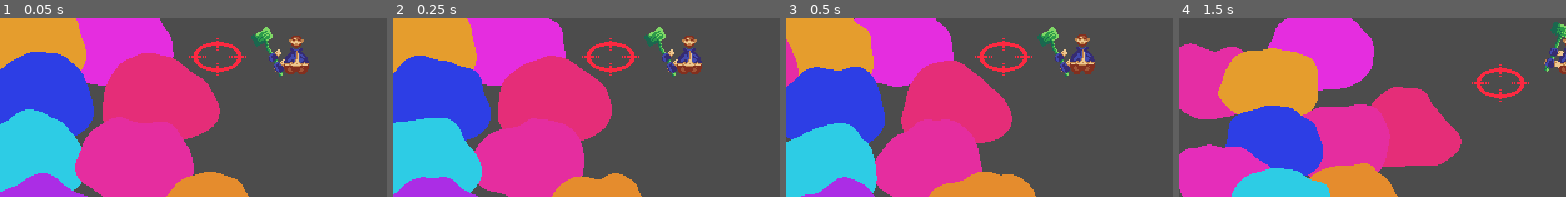
Above: before the commit, frames 1-4 (left to right).
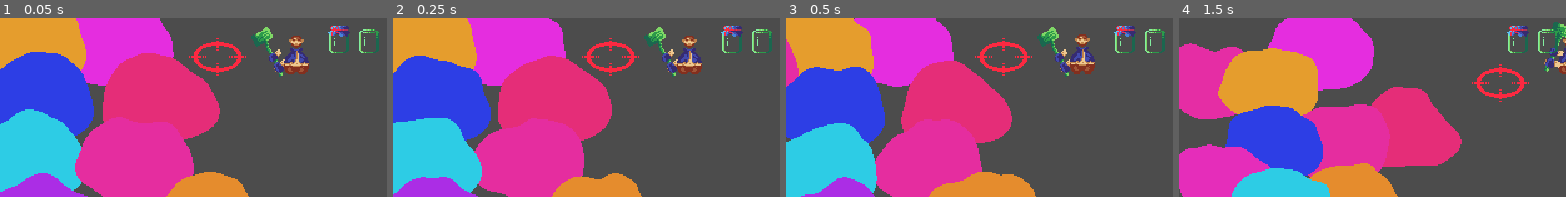
Above: after the commit, the same moments.

Repository: MetRiko/LD-2023-01
Game: Godot game, scene res://Root.tscn
Same seed, same stepped clock (60 frames per second), same inputs: the game is played once before the commit and once after it. The engine's default icon, where the game draws it, is replaced by a stand-in: a white triangle on a blue panel in a dark square.
Inputs (mouse positions are % of the whole screen's width and height, from its top left):
- Up to frame 1 (0.05 s): no input
- Up to frame 2 (0.25 s): no input
- Up to frame 3 (0.5 s): no input
- Up to frame 4 (1.5 s): tap Enter at 0.5 s; move the mouse to (71, 54) at 0.52 s; press the mouse at (71, 54) at 0.53 s; hold D (game_right) 0.53-1.25 s; release the mouse at (71, 54) at 1.25 s; drag from (28, 67) to (69, 31) at 1.27 s
The pictures show only the part of the screen within x 17-67%, y 9-59%; the shares and areas given below are measured in that part.

The runs differ from the first frame. In frame 1, 0.7% of the frame differs, in the area x 84-98%, y 4-20%; in frame 2, 0.7%; in frame 3, 0.7%; in frame 4, 0.6%.

Commit message:
Add liquid shader for slime jar

Diff:
--- /dev/null
+++ b/slime_jar/SlimeJar.gdshader
@@ -0,0 +1,49 @@
+shader_type canvas_item;
+
+uniform vec4 u_color = vec4(0.2, 0.0, 0.1, 1.0);
+uniform float u_fill_level = 0.5;
+uniform float u_max_height_diff = 0.6;
+uniform float u_angle_level = 0.4;
+
+void vertex() {
+	UV.y = 1.0 - UV.y;
+}
+
+void fragment() {
+
+	vec4 color = vec4(0.2, 0.0, 0.1, 1.0);
+	vec4 trans = vec4(color.rgb, 0.0);
+
+	float fill_level = u_fill_level; //0.85; //(1.0 + sin(TIME)) * 0.5;
+	float max_height_diff = u_max_height_diff; //0.4;
+	float angle_level = u_angle_level; //sin(TIME * 4.0);
+
+	if (fill_level <= 0.0) {
+		COLOR = trans;
+	}
+	else {
+
+		max_height_diff = min(1.0 - fill_level, max_height_diff);
+
+		float x = UV.x + angle_level * max_height_diff * 0.5;
+		float curve_factor = (x - 0.5) * (max_height_diff * angle_level);
+
+		curve_factor += sin(x * 5.0 - TIME * 5.0) * 0.04 * (1.0 - abs(angle_level) * 0.5);
+
+		float y = mix(0.0, 1.0, UV.y);
+		y = clamp(y + curve_factor, 0.0, 1.0);
+
+		vec4 left_color = vec4(0.514, 0.937, 0.627, 0.6);
+		vec4 right_color = vec4(vec3(0.11, 0.408, 0.314) * 0.5, 1.0);
+
+		COLOR = mix(trans, right_color, (1.0 - pow(sin((1.0-UV.x) * 3.14159 * 0.5), 1.8)));
+		COLOR = mix(COLOR, color, step(y, fill_level));
+
+//		COLOR = mix(vec4(0.0, 1.0, 0.0, 1.0), COLOR, UV.x);
+		COLOR = mix(COLOR, left_color, (1.0 - pow(sin(UV.x * 3.14159 * 0.5), 0.4)));
+
+	//	COLOR = vec4(UV.x, UV.y, 0.0, 1.0);
+	}
+
+
+}
--- a/slime_jar/SlimeJar.tscn
+++ b/slime_jar/SlimeJar.tscn
@@ -1,7 +1,16 @@
-[gd_scene load_steps=4 format=2]
+[gd_scene load_steps=7 format=2]
 
 [ext_resource path="res://slime_jar/SlimeJar.png" type="Texture" id=1]
 [ext_resource path="res://slime_jar/SlimeJar.gd" type="Script" id=2]
+[ext_resource path="res://icon.png" type="Texture" id=3]
+[ext_resource path="res://slime_jar/SlimeJar.gdshader" type="Shader" id=4]
+
+[sub_resource type="ShaderMaterial" id=3]
+shader = ExtResource( 4 )
+shader_param/u_color = Plane( 0.2, 0, 0.1, 1 )
+shader_param/u_fill_level = 0.5
+shader_param/u_max_height_diff = 0.6
+shader_param/u_angle_level = 0.4
 
 [sub_resource type="CapsuleShape2D" id=1]
 radius = 5.0
@@ -10,10 +19,18 @@
 [node name="SlimeJar" type="Area2D"]
 script = ExtResource( 2 )
 
-[node name="Sprite" type="Sprite" parent="."]
+[node name="Liquid" type="Sprite" parent="."]
+material = SubResource( 3 )
+position = Vector2( 0, 3.5 )
+scale = Vector2( 0.1875, 0.234375 )
+texture = ExtResource( 3 )
+
+[node name="Jar" type="Sprite" parent="."]
 texture = ExtResource( 1 )
+hframes = 2
 
 [node name="CollisionShape" type="CollisionShape2D" parent="."]
+visible = false
 shape = SubResource( 1 )
 
 [connection signal="mouse_entered" from="." to="." method="_on_mouse_entered"]
--- a/slimes/SlimeTesting.tscn
+++ b/slimes/SlimeTesting.tscn
@@ -1,8 +1,9 @@
-[gd_scene load_steps=7 format=2]
+[gd_scene load_steps=8 format=2]
 
 [ext_resource path="res://slimes/Slime.tscn" type="PackedScene" id=1]
 [ext_resource path="res://slimes/SlimeTesting.gd" type="Script" id=2]
 [ext_resource path="res://player/Player.tscn" type="PackedScene" id=3]
+[ext_resource path="res://slime_jar/SlimeJar.png" type="Texture" id=4]
 
 [sub_resource type="PhysicsMaterial" id=3]
 friction = 0.0
@@ -78,3 +79,7 @@
 [node name="CollisionShape2D" type="CollisionShape2D" parent="Wall_4"]
 position = Vector2( 320.5, 360 )
 shape = SubResource( 2 )
+
+[node name="SlimeJar" type="Sprite" parent="."]
+position = Vector2( 406, 47 )
+texture = ExtResource( 4 )
Binary file changed: slime_jar/SlimeJar.png
